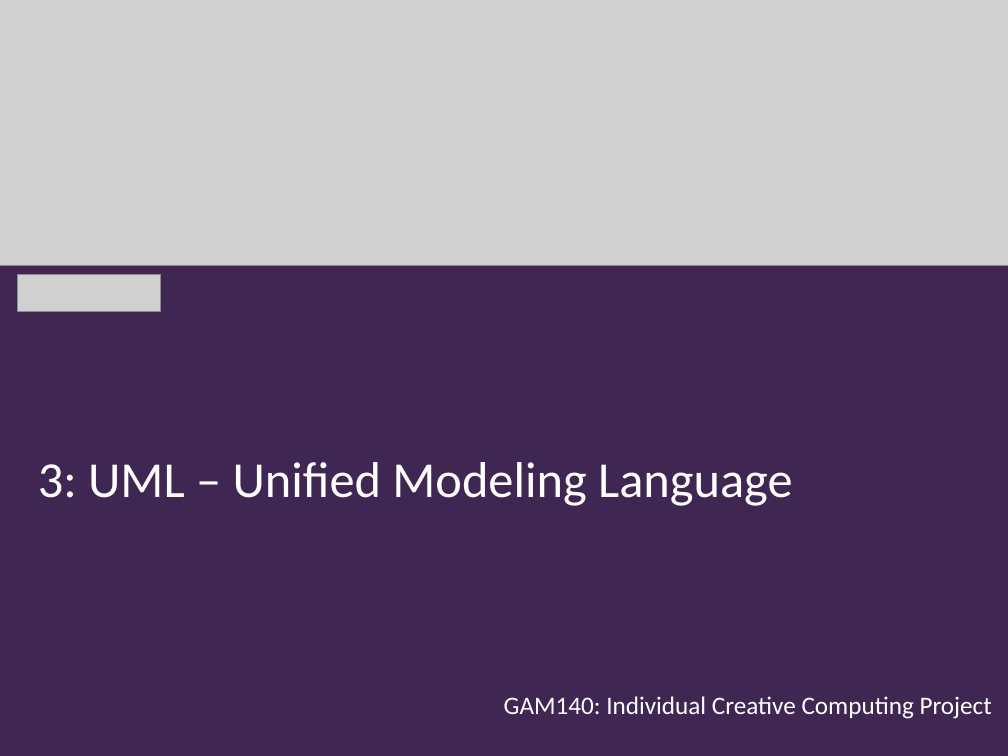
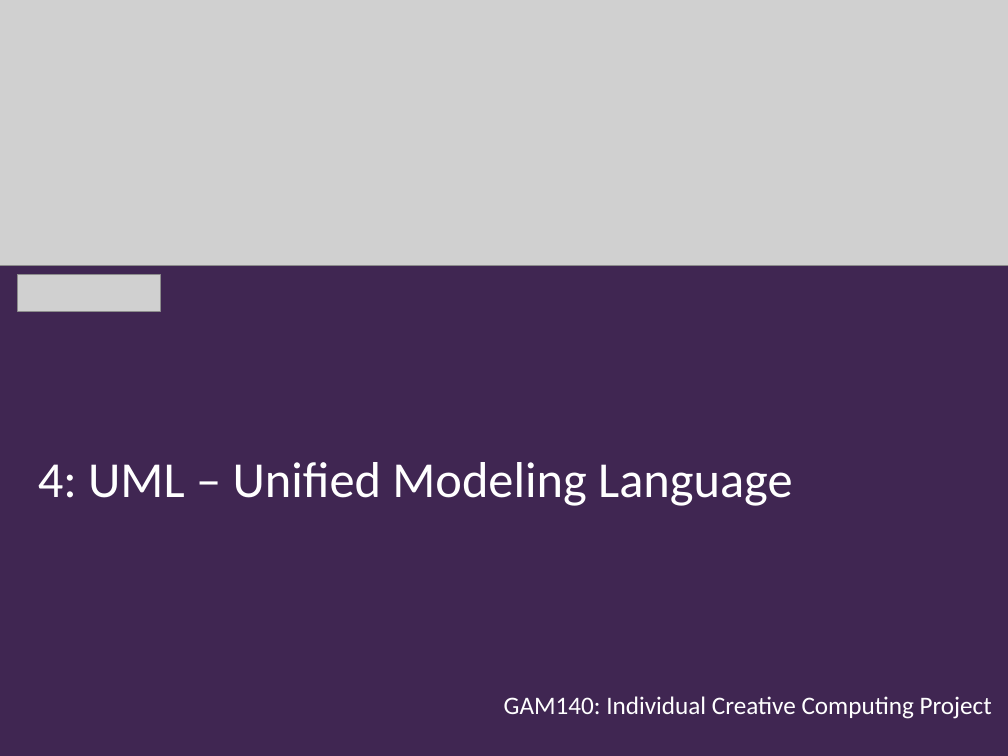
Before and after one commit to Falmouth-Games-Academy/bsc-course-materials, a slide deck: slide 1 of COMP140/04/2019-20-COMP140-04-lecture.pptx. Drawn at 1008x756 pixels with LibreOffice and Linux fonts; fonts in the diff are those of the drawing; grey boxes stand for pictures; background and template pictures are left out. Boxes give left, top, right and bottom in pixels: in the first picture for what was removed or moved away, otherwise in the second. Text is boxed around its words. In the diff, an @@ line names an element or a change of style, - is before the commit and + after.

```diff
--- a/COMP140/04/2019-20-COMP140-04-lecture.pptx
+++ b/COMP140/04/2019-20-COMP140-04-lecture.pptx
@@ text at bbox=[38, 462, 792, 506]: text changed @@
-3: UML – Unified Modeling Language
+4: UML – Unified Modeling Language
```
Also in this commit, not shown: 7 other slides changed, 20 slides added, 14 other files.
